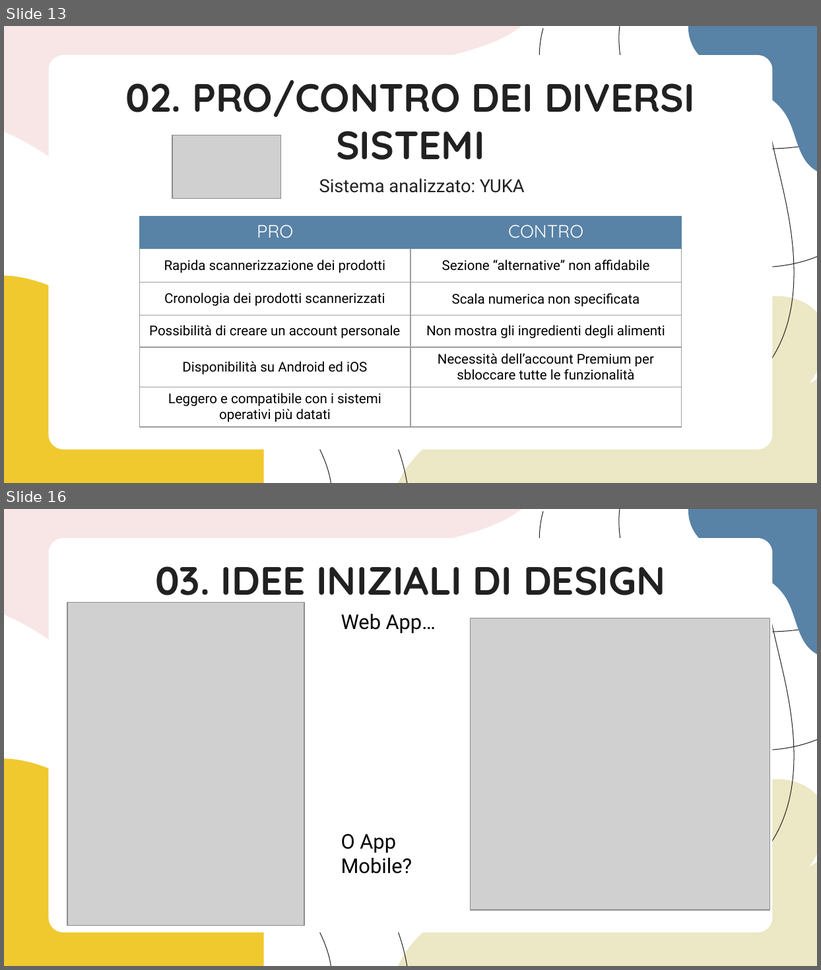
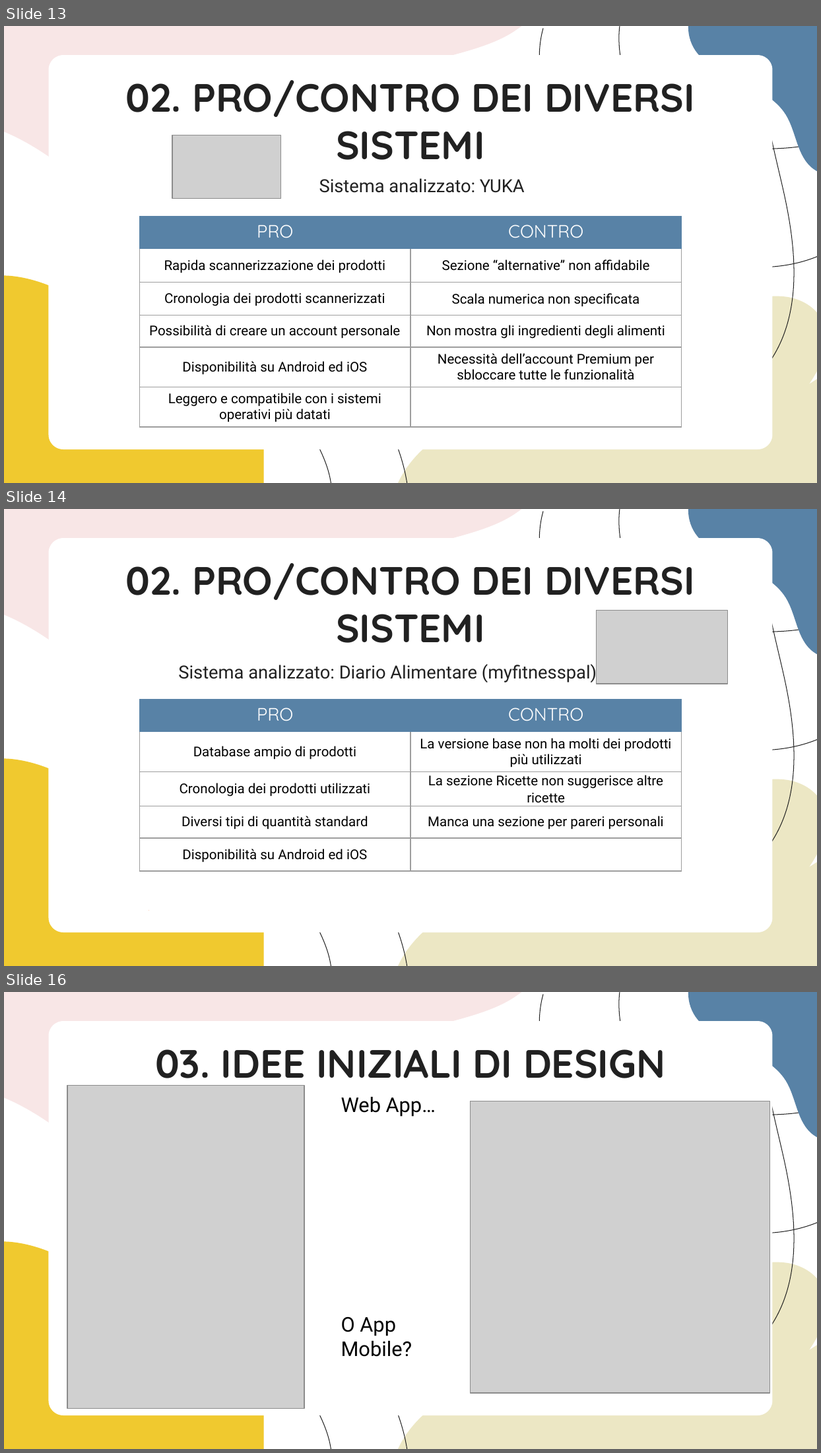
Before and after one commit to marisuz/IUM-2023-Gruppo3-SafeFood, a slide deck: Presentazione/Safe Food - Presentazione.pptx. Shown one above the other, each under a label of ours: slides 13 and 16 before the commit, slides 13, 14 and 16 after it; the slides between them are not shown. The pictures are 821x970 and 821x1453 pixels, drawn with LibreOffice and Linux fonts; fonts in the diff are those of the drawing; grey boxes stand for pictures. Boxes give left, top, right and bottom in pixels: in the first picture for what was removed or moved away, otherwise in the second. Text is boxed around its words. In the diff, an @@ line names an element or a change of style, - is before the commit and + after.

```diff
--- a/Presentazione/Safe Food - Presentazione.pptx
+++ b/Presentazione/Safe Food - Presentazione.pptx
@@ slide 14 added at (x1=4, y1=509, x2=817, y2=966), background #FFFFFF; not listed: 19 template elements that a slide beside it also shows @@
@@ title added at (x1=126, y1=563, x2=695, y2=643), 35 pt, text #212121, bold @@
+02. PRO/CONTRO DEI DIVERSI SISTEMI
@@ picture added at (x1=597, y1=610, x2=727, y2=684) @@
@@ subtitle added at (x1=178, y1=662, x2=597, y2=683), 16 pt, text #212121 @@
+Sistema analizzato: Diario Alimentare (myfitnesspal)
@@ table added at (x1=140, y1=699, x2=681, y2=871), 5 rows, 2 columns @@
+PRO | CONTRO
+Database ampio di prodotti | La versione base non ha molti dei prodotti più utilizzati
+Cronologia dei prodotti utilizzati | La sezione Ricette non suggerisce altre ricette
+Diversi tipi di quantità standard | Manca una sezione per pareri personali
+Disponibilità su Android ed iOS | 
@@ freeform shape added at (x1=149, y1=911, x2=150, y2=911), fill #FF9A6A @@
```
Also in this commit, not shown: 5 slides changed, 1 slide removed, 1 other file.
